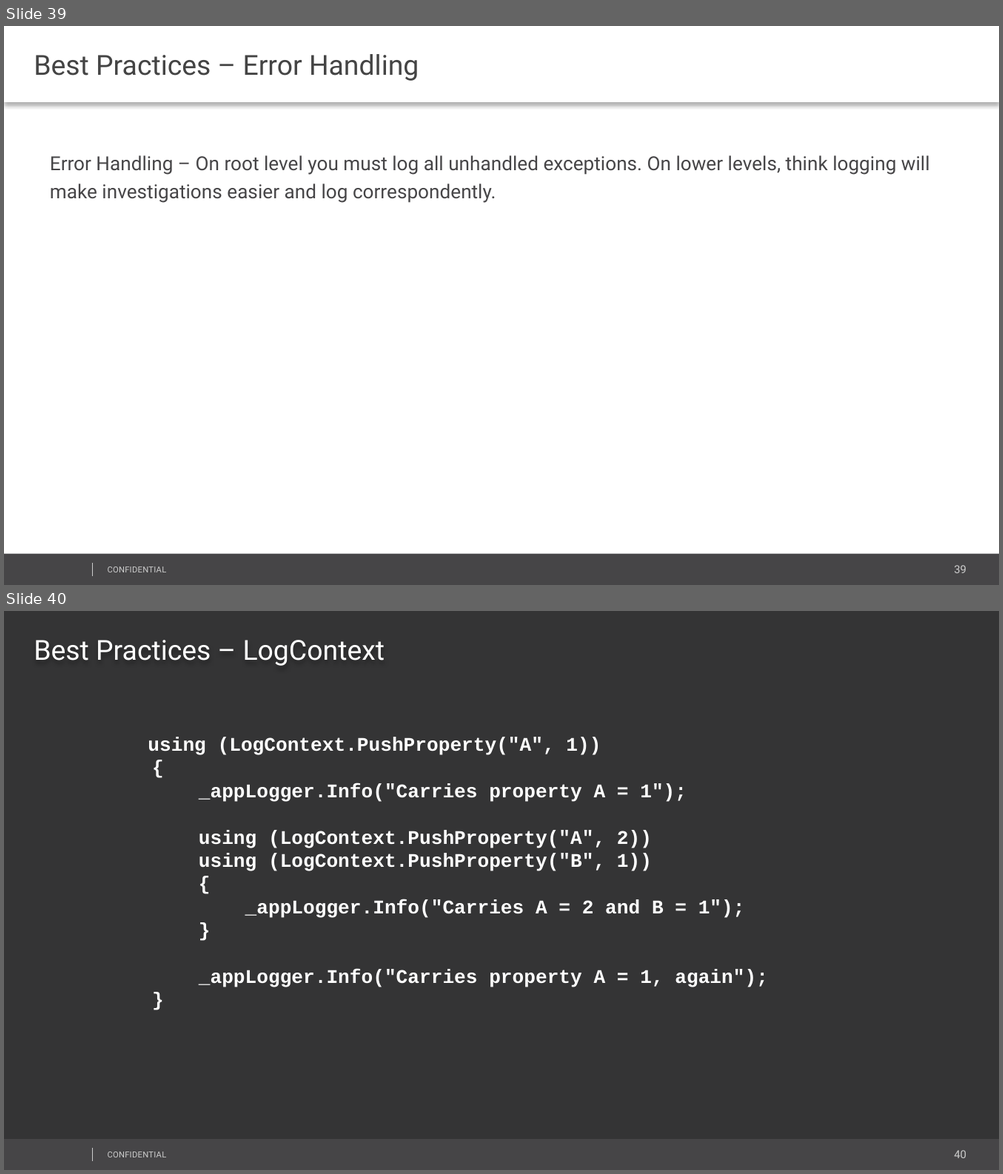
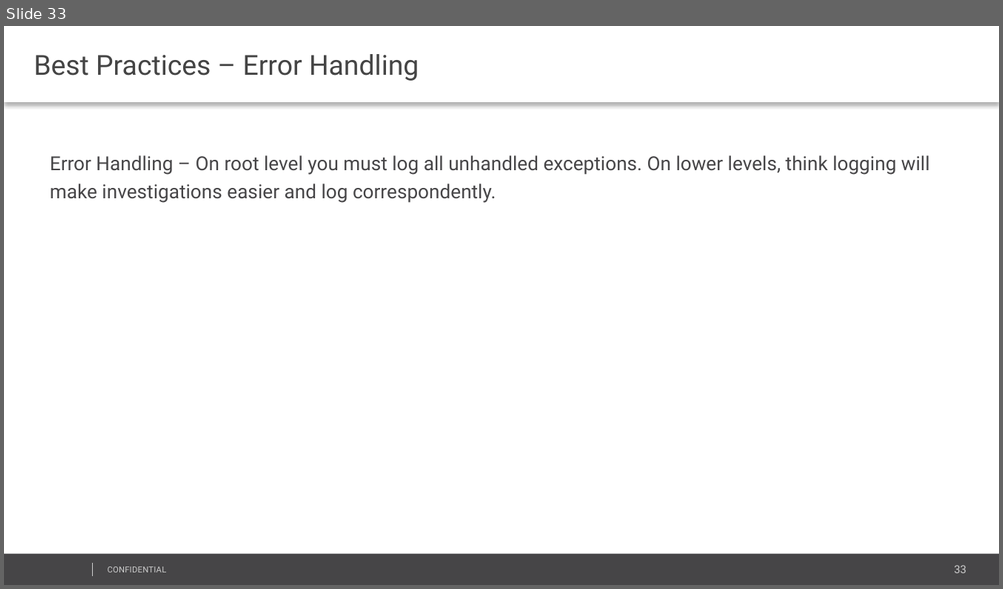
Before and after one commit to maksim-soldatenko/Caching_CDP_2017, a slide deck: LoggingLecture/presentation/Logging.pptx. Shown one above the other, each under a label of ours: slides 39 and 40 before the commit, slide 33 after it. The pictures are 1003x1174 and 1003x589 pixels, drawn with LibreOffice and Linux fonts; fonts in the diff are those of the drawing; background and template pictures are left out. Boxes give left, top, right and bottom in pixels: in the first picture for what was removed or moved away, otherwise in the second. Text is boxed around its words. In the diff, an @@ line names an element or a change of style, - is before the commit and + after.

```diff
--- a/LoggingLecture/presentation/Logging.pptx
+++ b/LoggingLecture/presentation/Logging.pptx
@@ slide 40 removed at (4, 611, 999, 1170), background #FFFFFF; not listed: 4 template elements that a slide beside it also shows @@
@@ rectangle removed at (4, 611, 999, 1139) @@
-using (LogContext.PushProperty("A", 1))
-{
-_appLogger.Info("Carries property A = 1");
-using (LogContext.PushProperty("A", 2))
-using (LogContext.PushProperty("B", 1))
-{
-_appLogger.Info("Carries A = 2 and B = 1");
-}
-_appLogger.Info("Carries property A = 1, again");
-}
@@ text removed at (34, 640, 384, 666) @@
-Best Practices – LogContext
@@ what was slide 39 is now slide 33 @@
@@ page number at (953, 565, 966, 574): text changed @@
-39
+33
```
Also in this commit, not shown: 4 slides changed, 1 slide added, 7 other slides removed.
